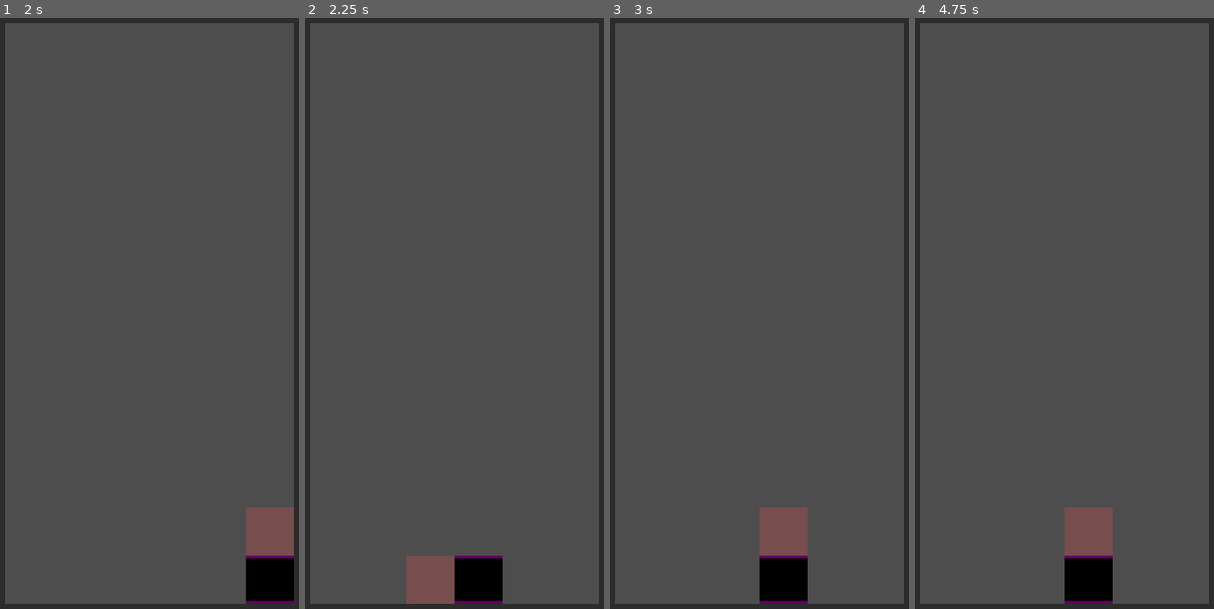
Above: before the commit, frames 1-4 (left to right).
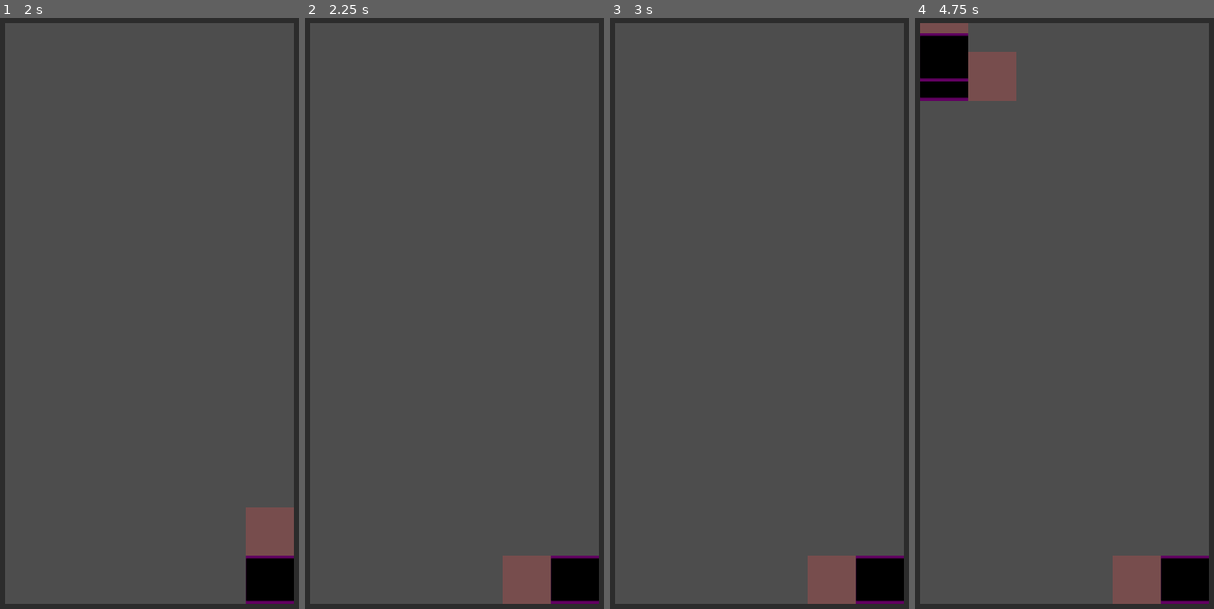
Above: after the commit, the same moments.

Repository: HyperGameDev/puyopuyolike
Game: Godot game, scene res://main_scene.tscn
The game is run twice, just before and just after one commit, with the same random seed, the same clock (stepped at 60 frames per second) and the same inputs.
Inputs:
- Up to frame 1 (2 s): tap Enter at 0.5 s; hold D (Right) 0.53-1.28 s; tap Z (Button 1) at 0.6 s; tap Space at 1.25 s; hold S (Down) from 1.28 s (still down); tap X (Button 2) at 1.35 s
- Up to frame 2 (2.25 s): tap Enter at 2 s; release S (Down) at 2.03 s; hold D (Right) from 2.03 s (still down); tap Z (Button 1) at 2.1 s
- Up to frame 3 (3 s): keep holding D (Right); tap Space at 2.75 s; tap X (Button 2) at 2.85 s
- Up to frame 4 (4.75 s): tap Enter at 3.5 s; release D (Right) at 3.53 s; hold Left (Left) from 3.53 s (still down); tap Z (Button 1) at 3.6 s; tap X (Button 2) at 4.35 s

Frame 1 is identical in both runs. In frame 2, 5.3% of the frame differs, in the area x 33-99%, y 90-100%; in frame 3, 5.3%; in frame 4, 8.7%, in the area x 1-99%, y 0-100%.
Error after the commit: Invalid access to property or key 'rotating' on a base object of type 'previously freed'. (res://Components/component_movement.gd:110)

Commit message:
top piece spawns elsewhere but it's bad

Diff:
--- a/Components/component_movement.gd
+++ b/Components/component_movement.gd
@@ -4,6 +4,7 @@
 @onready var timer_idle_move: Timer = $Timer_Idle_Move
 @onready var timer_move_left_delay: Timer = $Timer_Move_Left_Delay
 @onready var timer_move_right_delay: Timer = $Timer_Move_Right_Delay
+@onready var timer_fallen_delay: Timer = $Timer_Fallen_Delay
 
 @onready var piece: PackedScene = Main_Scene.ref.piece
 
@@ -14,8 +15,10 @@
 var top_piece: Node3D
 var bottom_piece: Node3D
 
+const FALLEN_DELAY: float = .8
 const FALL_SPEED: float = .4
 var falling: bool = true
+var idle_movement: bool = true
 
 var walled_state: walled_states
 enum walled_states {NEITHER,LEFT,RIGHT}
@@ -50,11 +53,12 @@
 	%Area_Main.area_exited.connect(_on_area_main_exited)
 	%Area_Main_Cushion.area_entered.connect(_on_area_main_cushion_entered)
 
+	timer_fallen_delay.timeout.connect(_on_fallen_delay_timeout)
+
 func configure_top_piece() -> void:
-	bottom_piece = object.get_parent().object
-
-	bottom_component_movement = object.get_parent()
-
+	bottom_piece = get_parent()
+
+	bottom_component_movement = get_tree().get_current_scene().get_node("Grid/@Node3D@2/Component_Movement")
 func configure_bottom_piece() -> void:
 	%Area_Bottom.queue_free()
 	timer_move_left_delay.timeout.connect(_on_move_delay_left_timeout)
@@ -66,7 +70,7 @@
 	top_piece = piece_to_add
 	top_piece.is_bottom_piece = false
 
-	add_child(top_piece)
+	object.add_child(top_piece)
 	top_piece.position.y += 1.
 	top_piece.get_child(0).set_material_override(Globals.debug_material_top_piece)
 
@@ -119,9 +123,10 @@
 					pass
 
 func _on_idle_move_timeout():
-	if falling:
+	if idle_movement:
 		object.position.y -= FALL_SPEED
 	else:
+		print("idle movement stopped")
 		timer_idle_move.stop()
 
 func rotational_movement() -> void:
@@ -202,27 +207,36 @@
 			moving_down = false
 
 func _on_move_delay_left_timeout():
-	if moving_left and Input.is_action_pressed("Left") and walled_state != walled_states.LEFT and downward_movement_allowed:
+	if moving_left and Input.is_action_pressed("Left") and walled_state != walled_states.LEFT:
 		object.position.x -= MOVE_SPEED_HORIZ
 		timer_move_left_delay.start(BUTTON_HOLD_DELAY)
 	else:
 		moving_left = false
 
 func _on_move_delay_right_timeout():
-	if moving_right and Input.is_action_pressed("Right") and walled_state != walled_states.RIGHT and downward_movement_allowed:
+	if moving_right and Input.is_action_pressed("Right") and walled_state != walled_states.RIGHT:
 		object.position.x += MOVE_SPEED_HORIZ
 		timer_move_right_delay.start(BUTTON_HOLD_DELAY)
 	else:
 		moving_right = false
 
+func _on_fallen_delay_timeout() -> void:
+	Main_Scene.ref.spawn_piece(Piece.piece_types.PLAYER)
+	queue_free()
+	if object.is_bottom_piece:
+		falling = false
+	else:
+		bottom_component_movement.falling = false
 
 func _on_area_main_entered(area) -> void:
 	match area.name:
 		"Ground":
 			if object.is_bottom_piece:
-				falling = false
-			else:
-				bottom_component_movement.falling = false
+				idle_movement = false
+				timer_fallen_delay.start(FALLEN_DELAY)
+			else: # is the top piece
+				timer_fallen_delay.start(FALLEN_DELAY)
+				bottom_component_movement.idle_movement = false
 
 		"Wall_L":
 			if object.is_bottom_piece:
@@ -239,6 +253,11 @@
 
 func _on_area_main_exited(area) -> void:
 	match area.name:
+		"Ground":
+			if object.is_bottom_piece:
+				idle_movement = true
+			else: # is the top piece
+				bottom_component_movement.idle_movement = true
 		"Wall_L":
 			if object.is_bottom_piece:
 				walled_state = walled_states.NEITHER
--- a/Components/component_movement.tscn
+++ b/Components/component_movement.tscn
@@ -14,6 +14,8 @@
 script = ExtResource("1_q1yae")
 
 [node name="Timer_Idle_Move" type="Timer" parent="."]
+
+[node name="Timer_Fallen_Delay" type="Timer" parent="."]
 
 [node name="Timer_Move_Left_Delay" type="Timer" parent="."]
 
